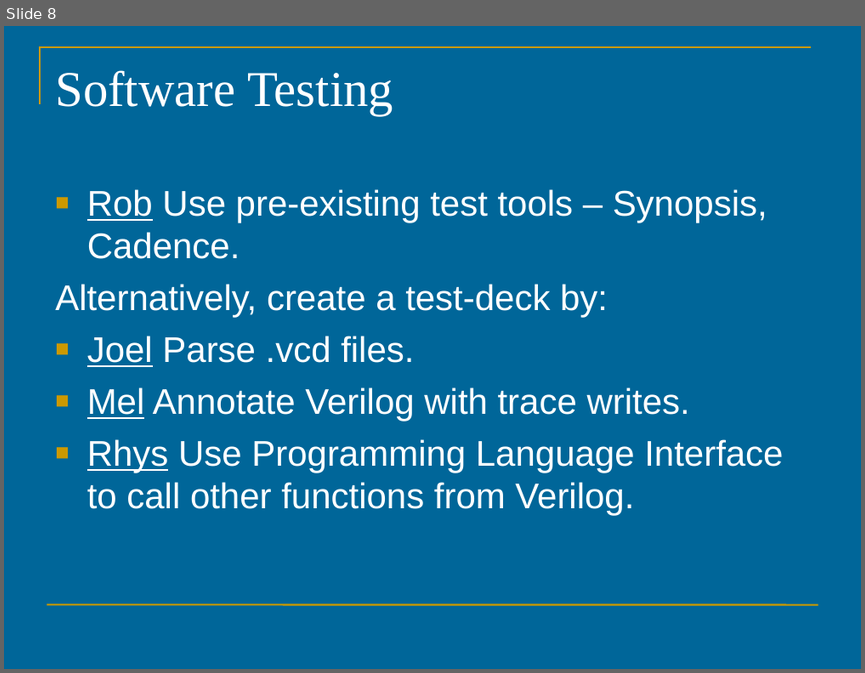
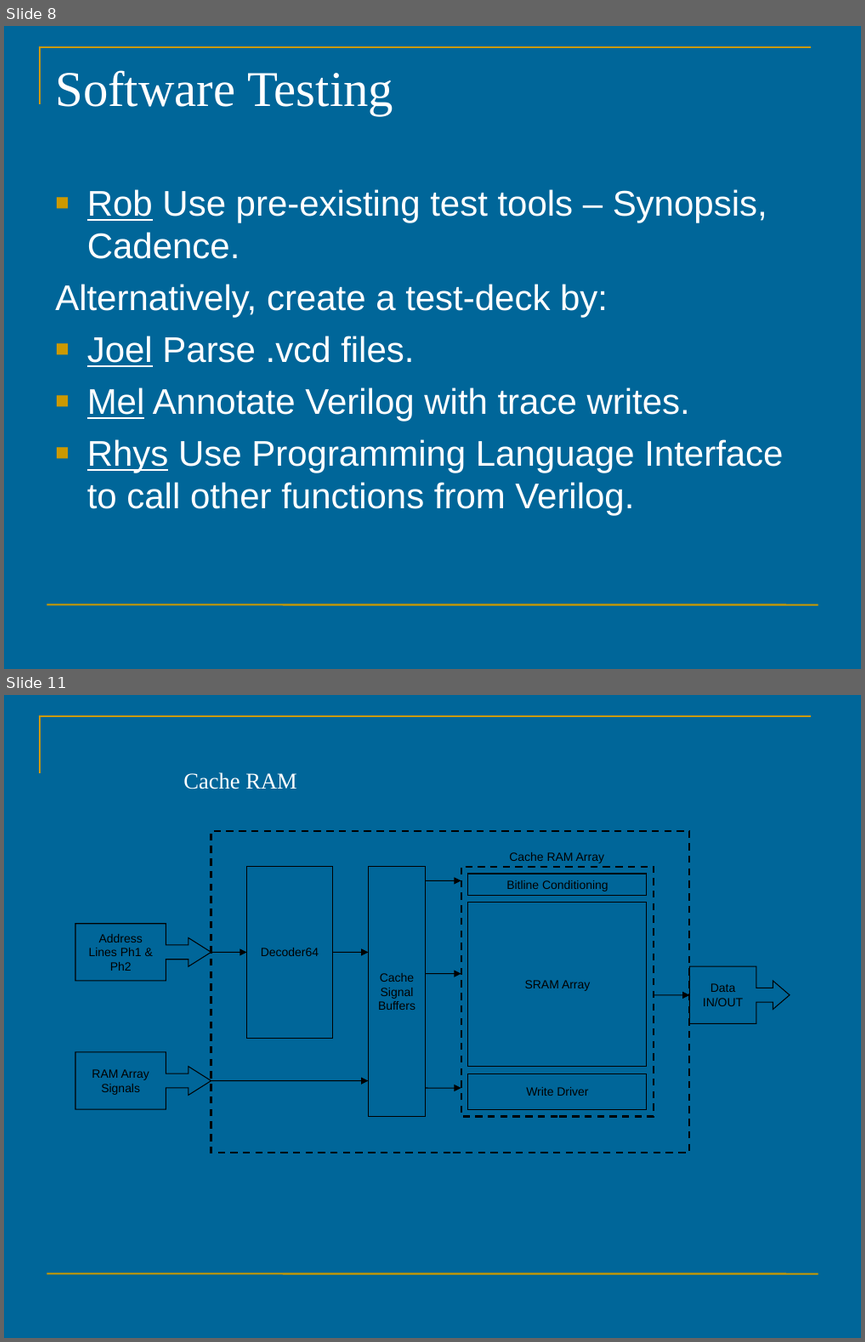
Before and after one commit to maikmerten/hmc-mips, a slide deck: uoa/doc/proposal-seminar.ppt. Shown one above the other, each under a label of ours: slide 8 before the commit, slides 8 and 11 after it; the slides between them are not shown. The pictures are 865x673 and 865x1342 pixels, drawn with LibreOffice and Linux fonts; fonts in the diff are those of the drawing. Boxes give left, top, right and bottom in pixels: in the first picture for what was removed or moved away, otherwise in the second. Text is boxed around its words. In the diff, an @@ line names an element or a change of style, - is before the commit and + after.

```diff
--- a/uoa/doc/proposal-seminar.ppt
+++ b/uoa/doc/proposal-seminar.ppt
@@ slide 11 added at (4, 695, 861, 1338), background #006699; not listed: 2 template elements that a slide beside it also shows @@
@@ title added at (183, 772, 296, 789), 19 pt, text #FFFFFF @@
+Cache RAM
@@ group added at (75, 830, 789, 1151): 7 rectangles, 7 arrows, 3 right arrow callouts, 1 text @@
+Decoder64
+Cache Signal Buffers
+Address Lines Ph1 & Ph2
+RAM Array Signals
+Data IN/OUT
+Bitline Conditioning
+SRAM Array
+Write Driver
+Cache RAM Array
```
Also in this commit, not shown: 5 other slides added, 1 slide removed.
